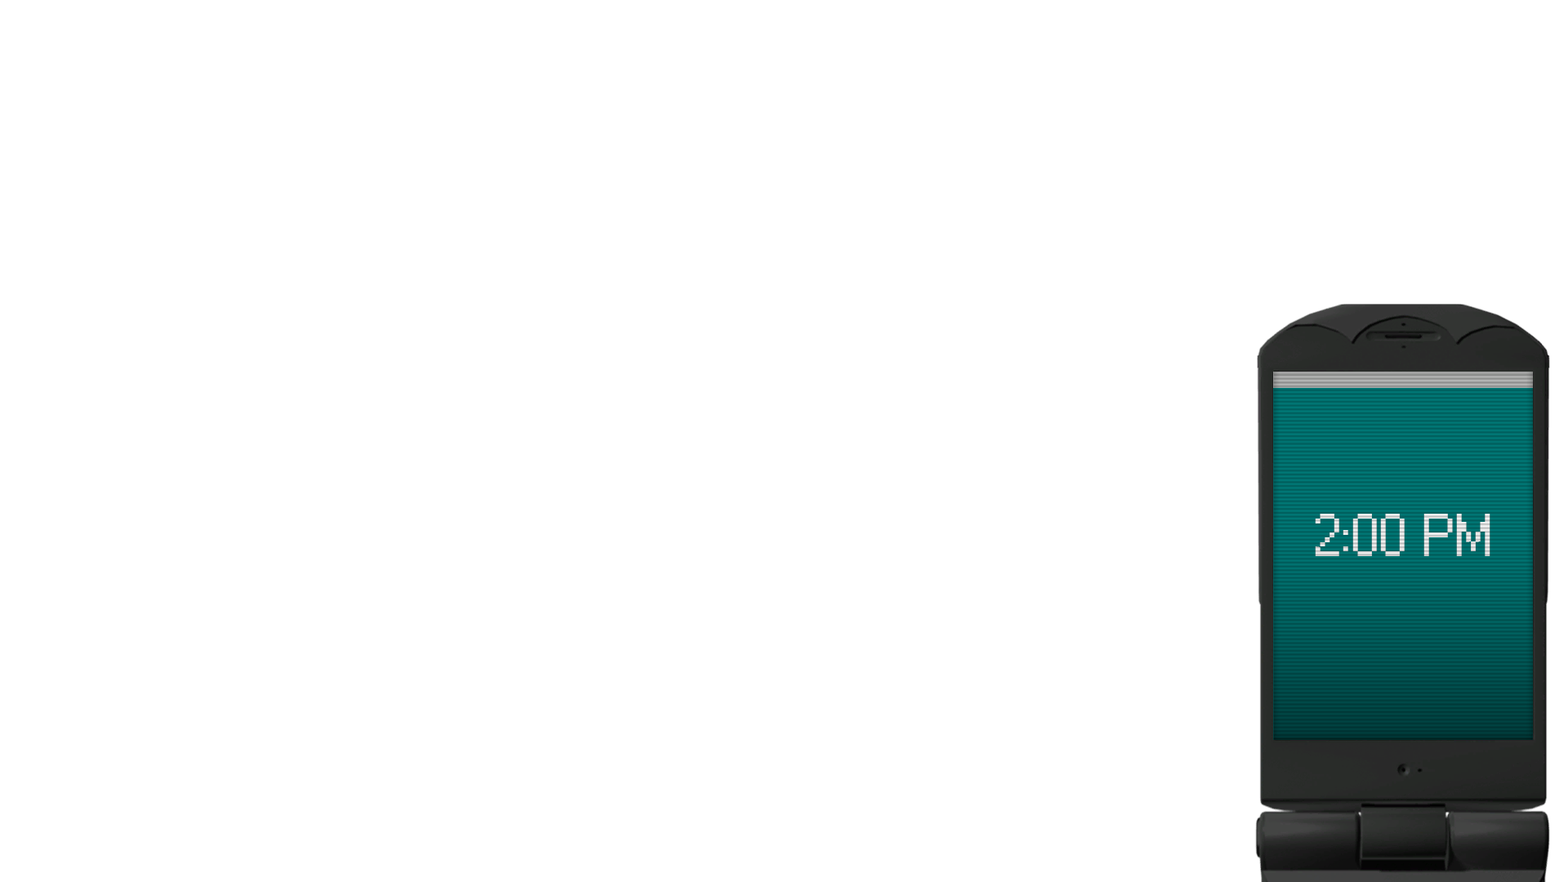
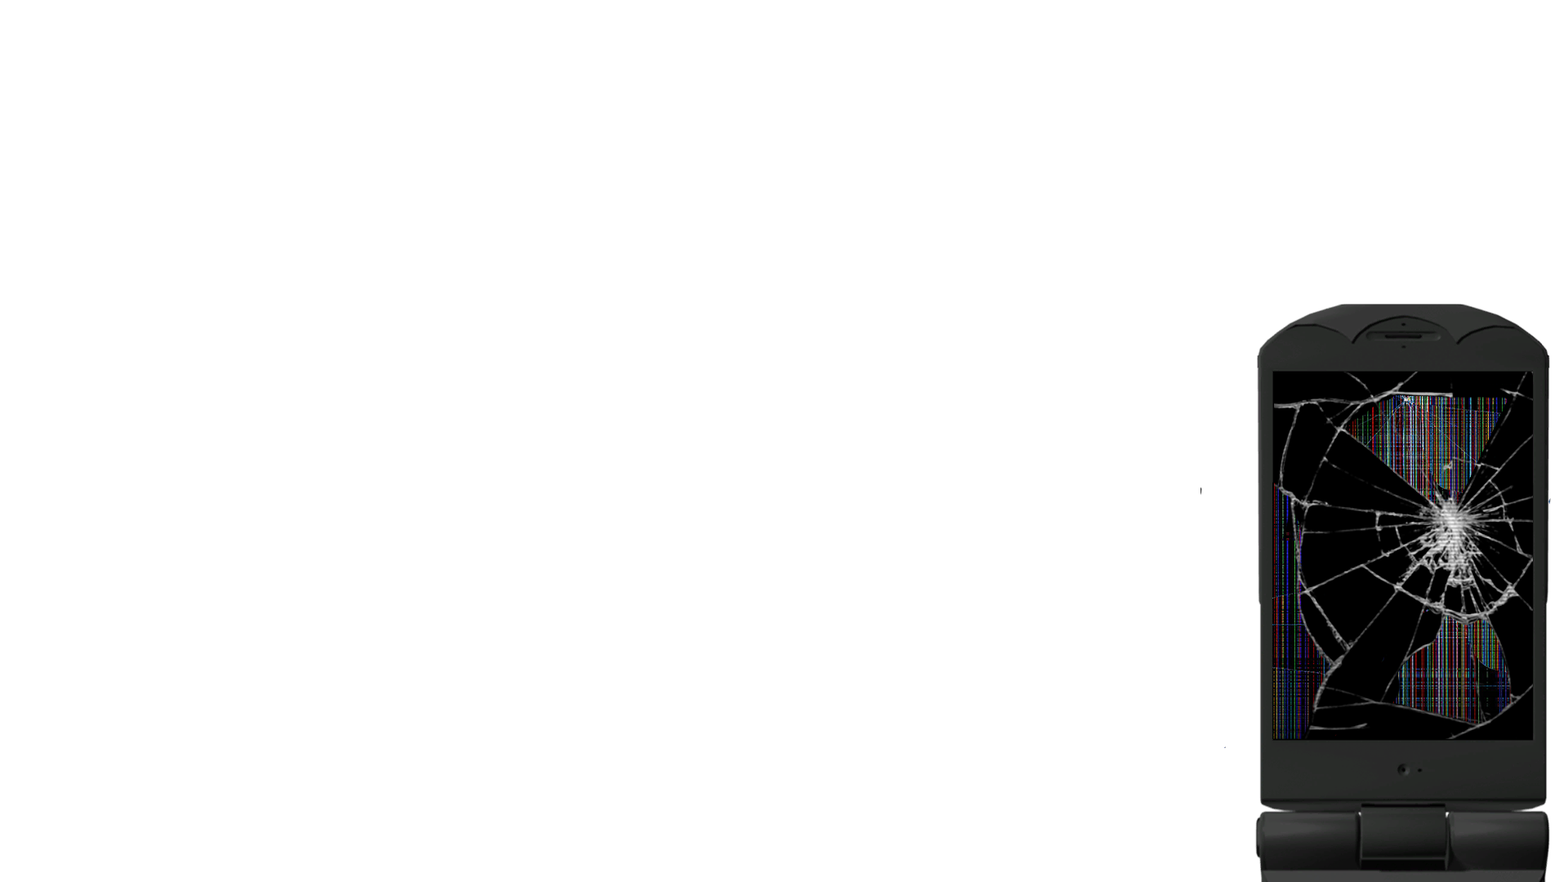
Revision of a layered 1568 × 882 image; what changed, layer by layer:
added group "cracked screen" (1st of 2) with 5 layers above "cracked screen" over (x1=1200, y1=350, x2=1551, y2=749)
added layer "EFFECT LAYER" (1st of 2, in "cracked screen") in group "cracked screen" over (x1=1273, y1=371, x2=1533, y2=740)
added layer "pngkey.com-glass-crack-png-108571" (1st of 2, in "cracked screen") in group "cracked screen" over (x1=1274, y1=371, x2=1533, y2=740)
added layer "istockphoto-[number]-612x612" (1st of 6, in "cracked screen") in group "cracked screen" over (x1=1280, y1=350, x2=1551, y2=541)
added layer "istockphoto-[number]-612x612" (2nd of 6, in "cracked screen") in group "cracked screen" over (x1=1200, y1=485, x2=1518, y2=749)
added layer "istockphoto-[number]-612x612" (3rd of 6, in "cracked screen") in group "cracked screen" over (x1=1272, y1=477, x2=1365, y2=741)
added group "cracked screen" (2nd of 2) with 5 layers above "2:00 PM" over (x1=1200, y1=350, x2=1551, y2=749)
moved "EFFECT LAYER" (2nd of 2, in "cracked screen") into group "cracked screen" over (x1=1273, y1=371, x2=1533, y2=740)
added layer "pngkey.com-glass-crack-png-108571" (2nd of 2, in "cracked screen") in group "cracked screen" over (x1=1274, y1=371, x2=1533, y2=740)
added layer "istockphoto-[number]-612x612" (4th of 6, in "cracked screen") in group "cracked screen" over (x1=1280, y1=350, x2=1551, y2=541)
added layer "istockphoto-[number]-612x612" (5th of 6, in "cracked screen") in group "cracked screen" over (x1=1200, y1=485, x2=1518, y2=749)
added layer "istockphoto-[number]-612x612" (6th of 6, in "cracked screen") in group "cracked screen" over (x1=1272, y1=477, x2=1365, y2=741)
hid "2:00 PM" over (x1=1314, y1=513, x2=1491, y2=557)
added layer "Rectangle 4" in group "PHONE" over (x1=1273, y1=371, x2=1533, y2=740)
added layer "Rectangle 3" (83%) in group "PHONE" over (x1=1272, y1=370, x2=1533, y2=741)